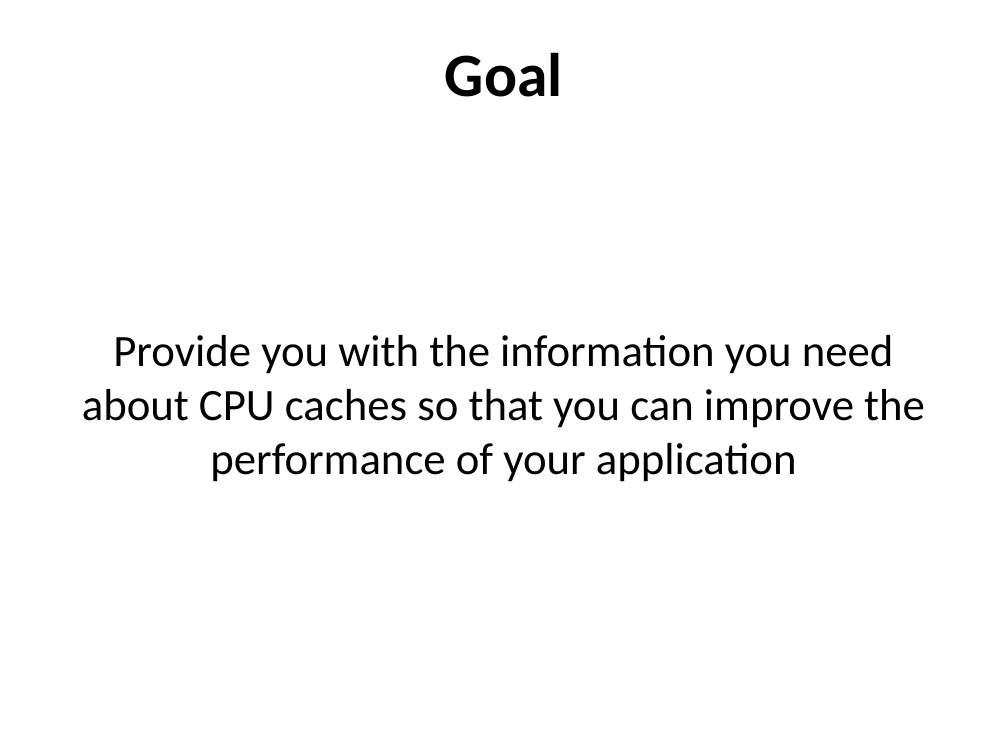
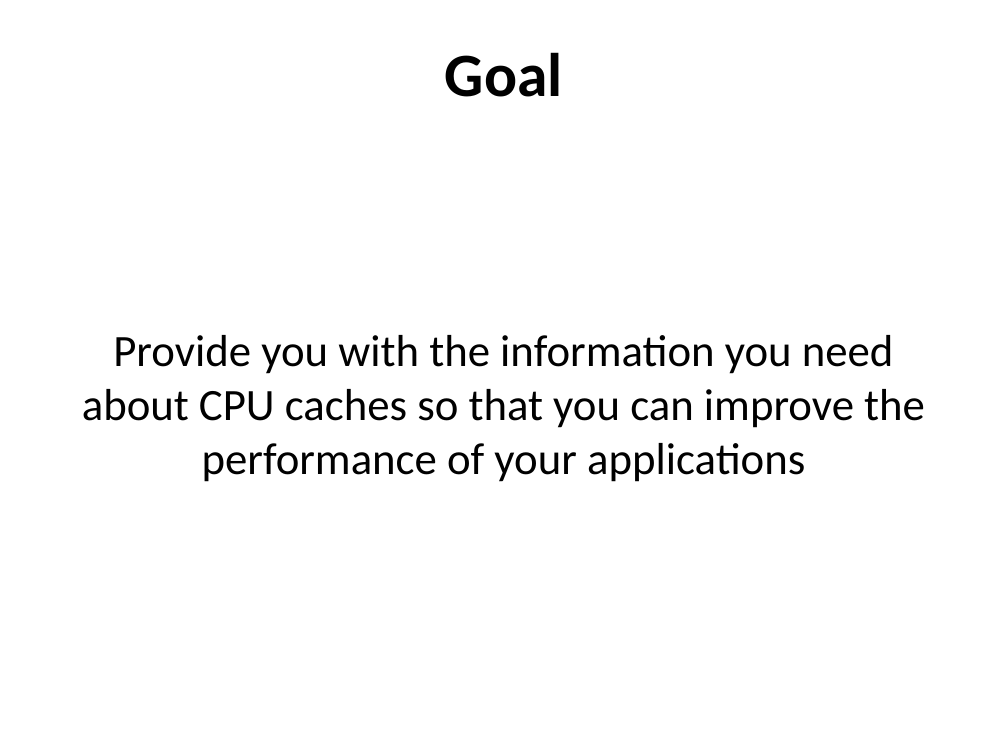
Before and after one commit to jamie-allen/cpu_caches, a slide deck: slide 3 of cpu_caches.pptx. Drawn at 1008x756 pixels with LibreOffice and Linux fonts; fonts in the diff are those of the drawing; background and template pictures are left out. Boxes give left, top, right and bottom in pixels: in the first picture for what was removed or moved away, otherwise in the second. Text is boxed around its words. In the diff, an @@ line names an element or a change of style, - is before the commit and + after.

```diff
--- a/cpu_caches.pptx
+++ b/cpu_caches.pptx
@@ text at [82,335,925,482]: text changed @@
-Provide you with the information you need about CPU caches so that you can improve the performance of your application
+Provide you with the information you need about CPU caches so that you can improve the performance of your applications
```
Also in this commit, not shown: 9 other slides changed, 1 slide added, 1 slide removed.
